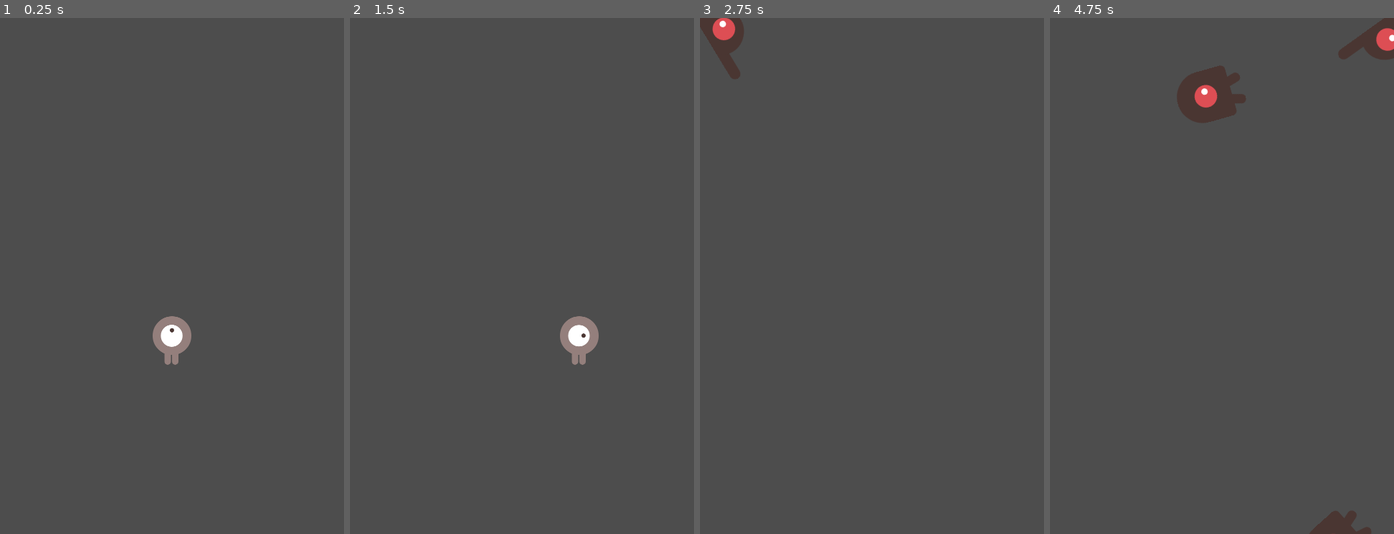
Above: before the commit, frames 1-4 (left to right).
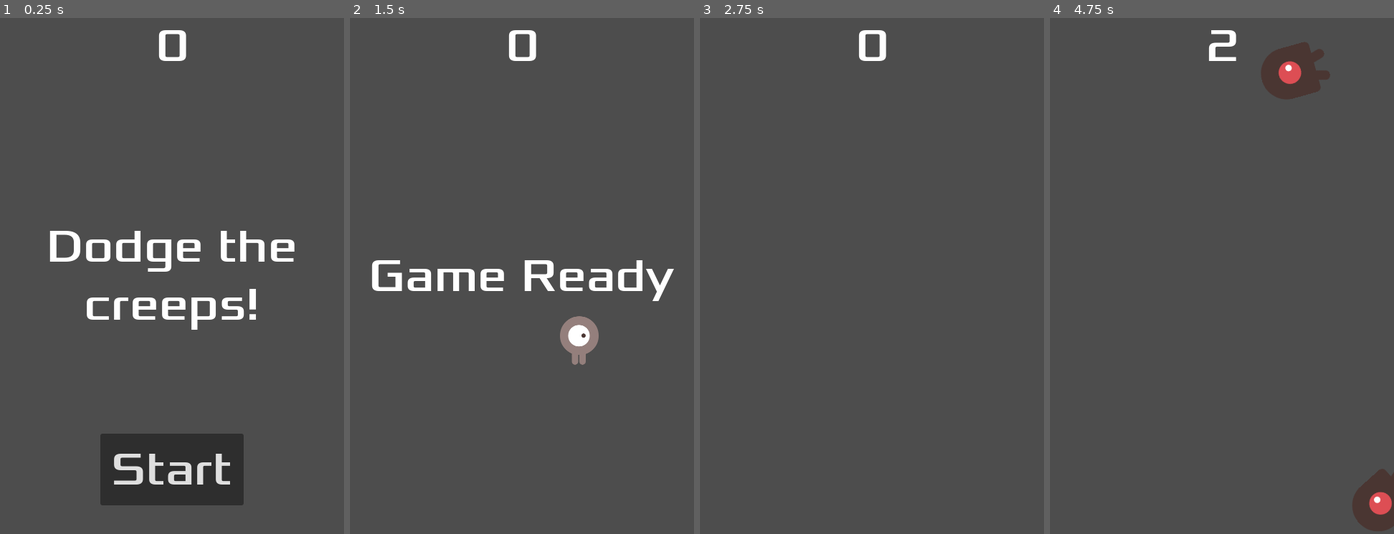
Above: after the commit, the same moments.

Repository: nkonondememiguel3-droid/dodge-creeps
Game: Godot game, scene res://main.tscn
Two runs of this game, one before a commit and one after it. Both use one fixed random seed, a clock stepped at 60 frames per second and the inputs below.
Inputs (mouse positions are in pixels of both pictures, inside the frame that each line leads up to):
- Up to frame 1 (0.25 s): no input
- Up to frame 2 (1.5 s): click (522, 472) at 0.5 s, where only the run after the commit has a clickable "Start"; tap Enter at 1.25 s; hold Right (move_right) from 1.28 s (still down)
- Up to frame 3 (2.75 s): release Right (move_right) at 2.03 s; hold Down (move_down) from 2.03 s (still down)
- Up to frame 4 (4.75 s): release Down (move_down) at 2.78 s; hold Right (move_right) 2.78-3.53 s; hold Up (move_up) 3.53-4.28 s; hold Left (move_left) from 4.28 s (still down)

The runs differ from the first frame. In frame 1, 9.6% of the frame differs, in the area x 14-86%, y 2-95%; in frame 2, 2.4%; in frame 3, 1.1%; in frame 4, 5.6%.

Commit message:
finished the HUD scene

Diff:
--- a/hud.gd
+++ b/hud.gd
@@ -33,3 +33,12 @@
 
 func update_score(score: int) -> void:
 	$ScoreLabel.text = str(score)
+
+
+func _on_start_buttom_pressed() -> void:
+	$StartButtom.hide()
+	start_game.emit()
+
+
+func _on_message_timer_timeout() -> void:
+	$Message.hide()
--- a/hud.tscn
+++ b/hud.tscn
@@ -58,3 +58,6 @@
 [node name="MessageTimer" type="Timer" parent="." unique_id=1390170240]
 wait_time = 2.0
 one_shot = true
+
+[connection signal="pressed" from="StartButtom" to="." method="_on_start_buttom_pressed"]
+[connection signal="timeout" from="MessageTimer" to="." method="_on_message_timer_timeout"]
--- a/main.gd
+++ b/main.gd
@@ -1,11 +1,12 @@
 extends Node
 
+# to allow us to choose the mob scene to instantiate.
 @export var mob_scene: PackedScene
 var score
 
 # Called when the node enters the scene tree for the first time.
 func _ready() -> void:
-	new_game()
+	pass
 
 
 # Called every frame. 'delta' is the elapsed time since the previous frame.
@@ -17,10 +18,17 @@
 	$ScoreTimer.stop()
 	$MobTimer.stop()
 
+	$HUD.show_game_over()
+
 func new_game() -> void:
+	get_tree().call_group("mobs", "queue_free")
+
 	score = 0
 	$Player.start($StartPosition.position)
 	$StartTimer.start()
+
+	$HUD.update_score(score)
+	$HUD.show_message("Game Ready")
 
 
 func _on_mob_timer_timeout() -> void:
@@ -49,6 +57,8 @@
 func _on_score_timer_timeout() -> void:
 	score += 1
 
+	$HUD.update_score(score)
+
 
 func _on_start_timer_timeout() -> void:
 	$MobTimer.start()
--- a/main.tscn
+++ b/main.tscn
@@ -3,6 +3,7 @@
 [ext_resource type="Script" uid="uid://dsseoc44s3t0s" path="res://main.gd" id="1_0xm2m"]
 [ext_resource type="PackedScene" uid="uid://bkb8aubyqmlye" path="res://player.tscn" id="1_ig7tw"]
 [ext_resource type="PackedScene" uid="uid://d3vx10h68qqop" path="res://mod.tscn" id="2_h2yge"]
+[ext_resource type="PackedScene" uid="uid://bjkajukuk51hp" path="res://hud.tscn" id="4_1bvp3"]
 
 [sub_resource type="Curve2D" id="Curve2D_ig7tw"]
 _data = {
@@ -34,7 +35,10 @@
 [node name="MobSpawnLocation" type="PathFollow2D" parent="MobPath" unique_id=1787586196]
 position = Vector2(1, 0)
 
+[node name="HUD" parent="." unique_id=879180996 instance=ExtResource("4_1bvp3")]
+
 [connection signal="hit" from="Player" to="." method="game_over"]
 [connection signal="timeout" from="MobTimer" to="." method="_on_mob_timer_timeout"]
 [connection signal="timeout" from="ScoreTimer" to="." method="_on_score_timer_timeout"]
 [connection signal="timeout" from="StartTimer" to="." method="_on_start_timer_timeout"]
+[connection signal="start_game" from="HUD" to="." method="new_game"]
--- a/mod.tscn
+++ b/mod.tscn
@@ -48,7 +48,7 @@
 radius = 40.0
 height = 102.0
 
-[node name="Mod" type="RigidBody2D" unique_id=2001906785]
+[node name="Mod" type="RigidBody2D" unique_id=2001906785 groups=["mobs"]]
 collision_mask = 0
 gravity_scale = 0.0
 script = ExtResource("1_p338d")
